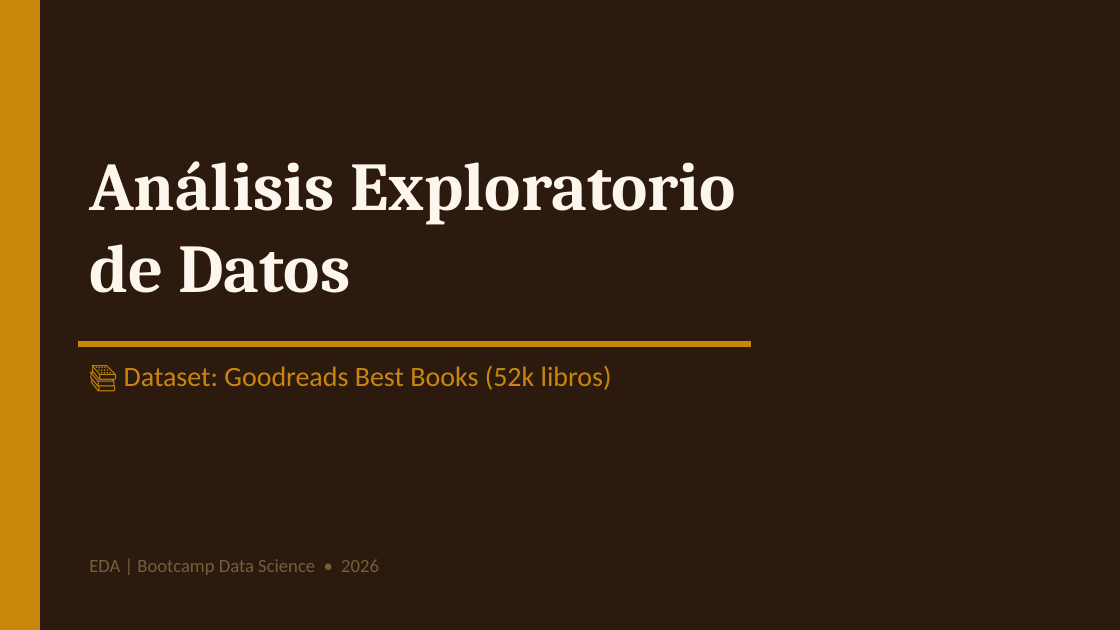
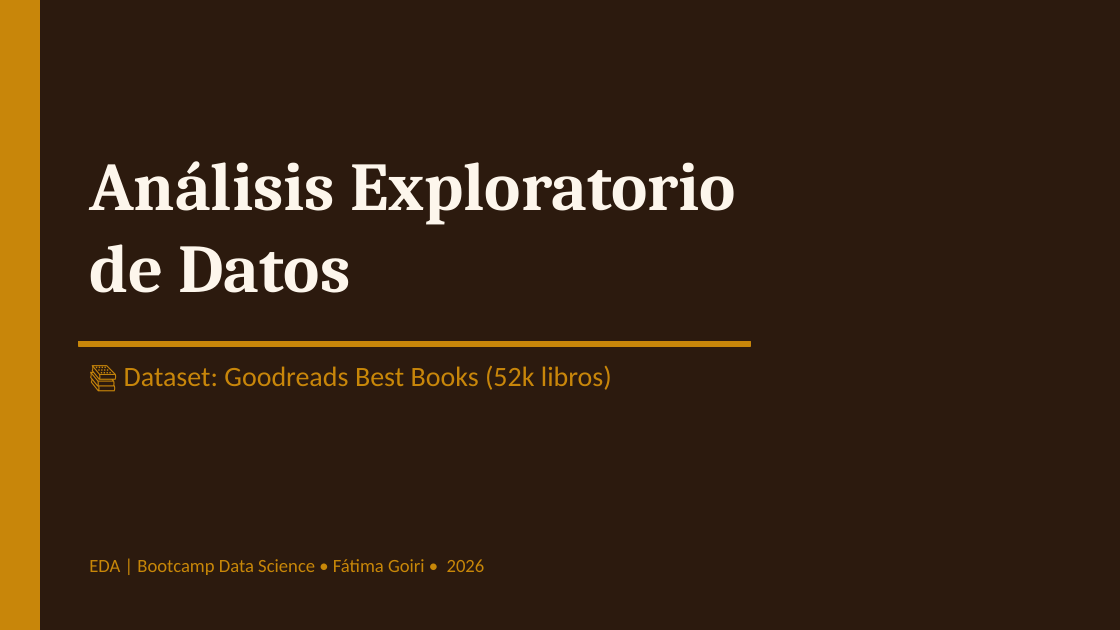
Before and after one commit to fgoiri/EDA-GoodReads-Books, a slide deck: slide 1 of Presentacion/EDA_Goodreads.pptx. Drawn at 1120x630 pixels with LibreOffice and Linux fonts; fonts in the diff are those of the drawing. Boxes give left, top, right and bottom in pixels: in the first picture for what was removed or moved away, otherwise in the second. Text is boxed around its words. In the diff, an @@ line names an element or a change of style, - is before the commit and + after.

```diff
--- a/Presentacion/EDA_Goodreads.pptx
+++ b/Presentacion/EDA_Goodreads.pptx
@@ text at (89,559,485,575): text changed; text colour #7A5C3A to #C88708 @@
-EDA | Bootcamp Data Science • 2026
+EDA | Bootcamp Data Science • Fátima Goiri • 2026
```
Also in this commit, not shown: 4 other slides changed, 1 slide removed, 2 other files.
